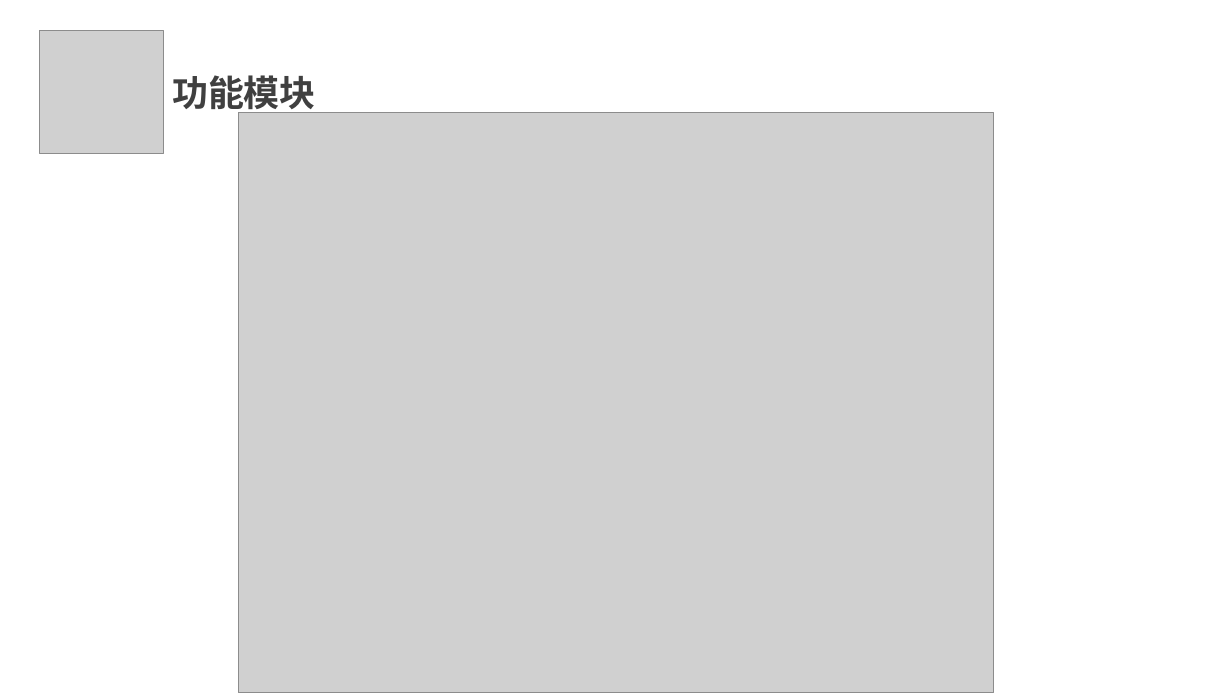
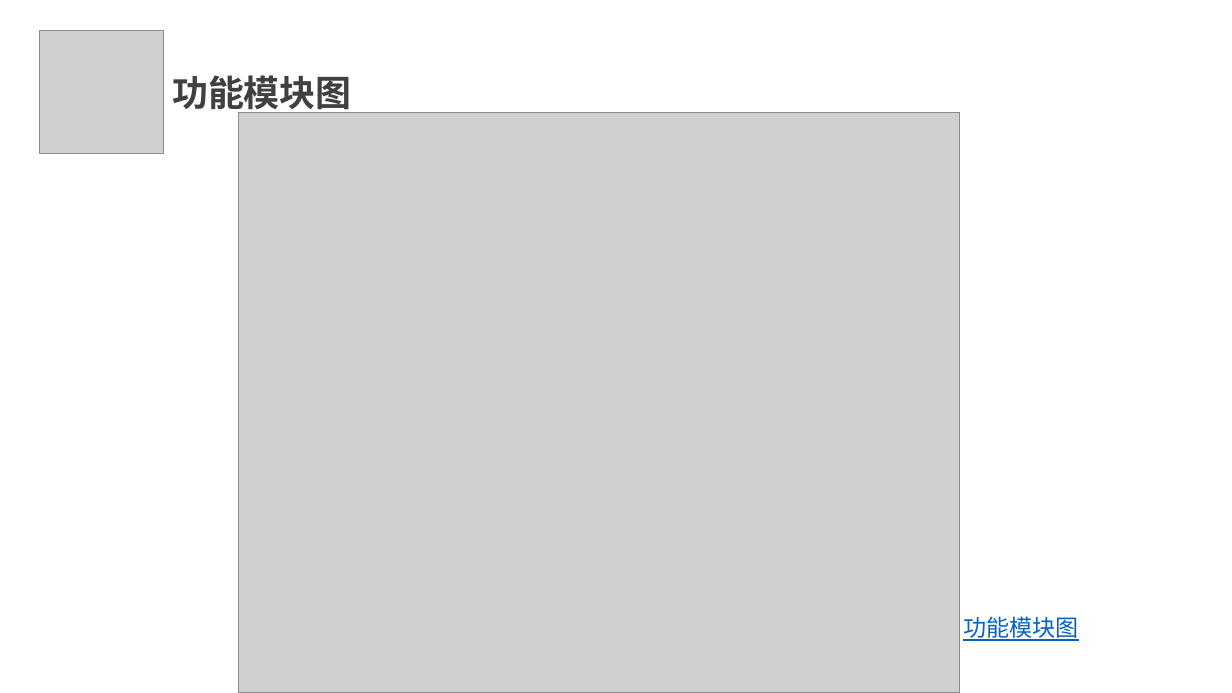
Before and after one commit to SE2020-G7/footprint, a slide deck: slide 15 of 评审PPT/需求分析/项目需求设计-G07.pptx. Drawn at 1232x693 pixels with LibreOffice and Linux fonts; fonts in the diff are those of the drawing; grey boxes stand for pictures. Boxes give left, top, right and bottom in pixels: in the first picture for what was removed or moved away, otherwise in the second. Text is boxed around its words. In the diff, an @@ line names an element or a change of style, - is before the commit and + after.

```diff
--- a/评审PPT/需求分析/项目需求设计-G07.pptx
+++ b/评审PPT/需求分析/项目需求设计-G07.pptx
@@ text at (x1=172, y1=75, x2=351, y2=115): text changed @@
-功能模块
+功能模块图
@@ picture resized from (x1=238, y1=113, x2=994, y2=693) to (x1=238, y1=113, x2=960, y2=693) @@
@@ text added at (x1=963, y1=616, x2=1078, y2=641), 18 pt, text #0563C1, underline @@
+功能模块图
```
Also in this commit, not shown: 19 other slides changed, 2 slides added, 2 slides removed.
